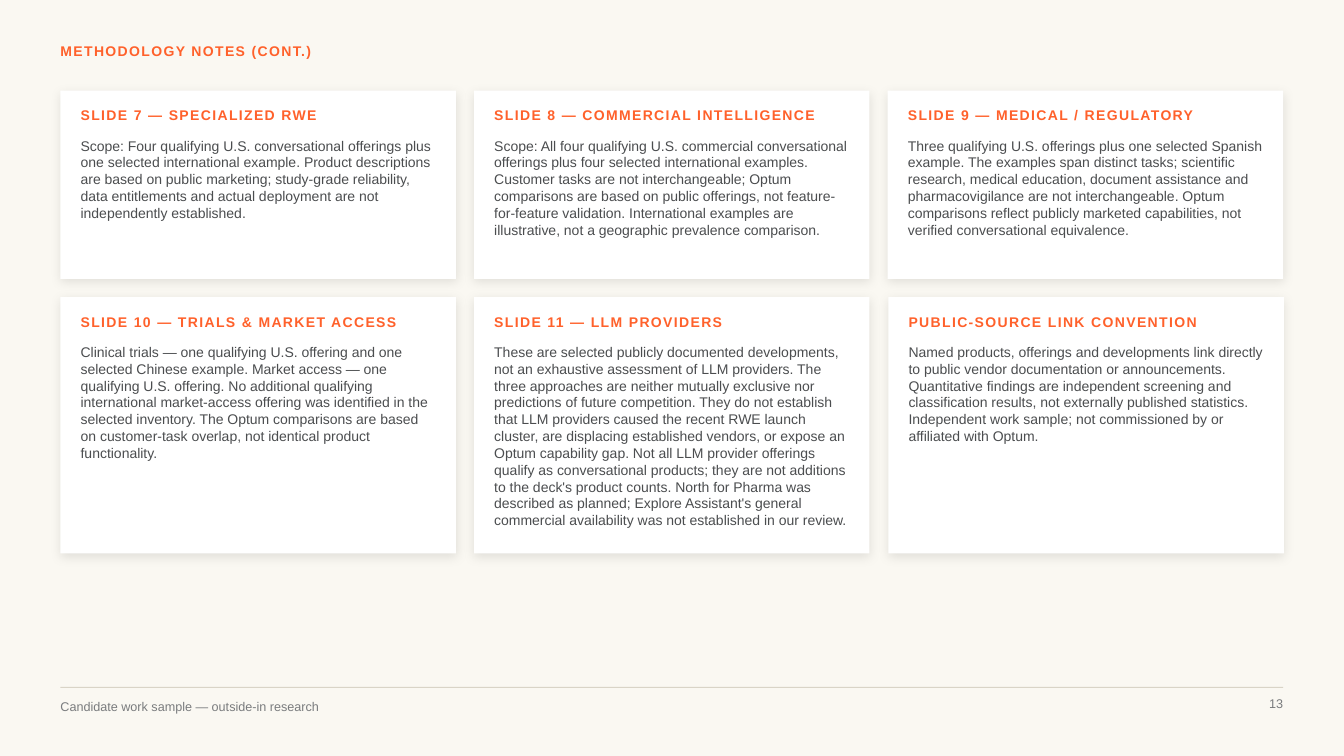
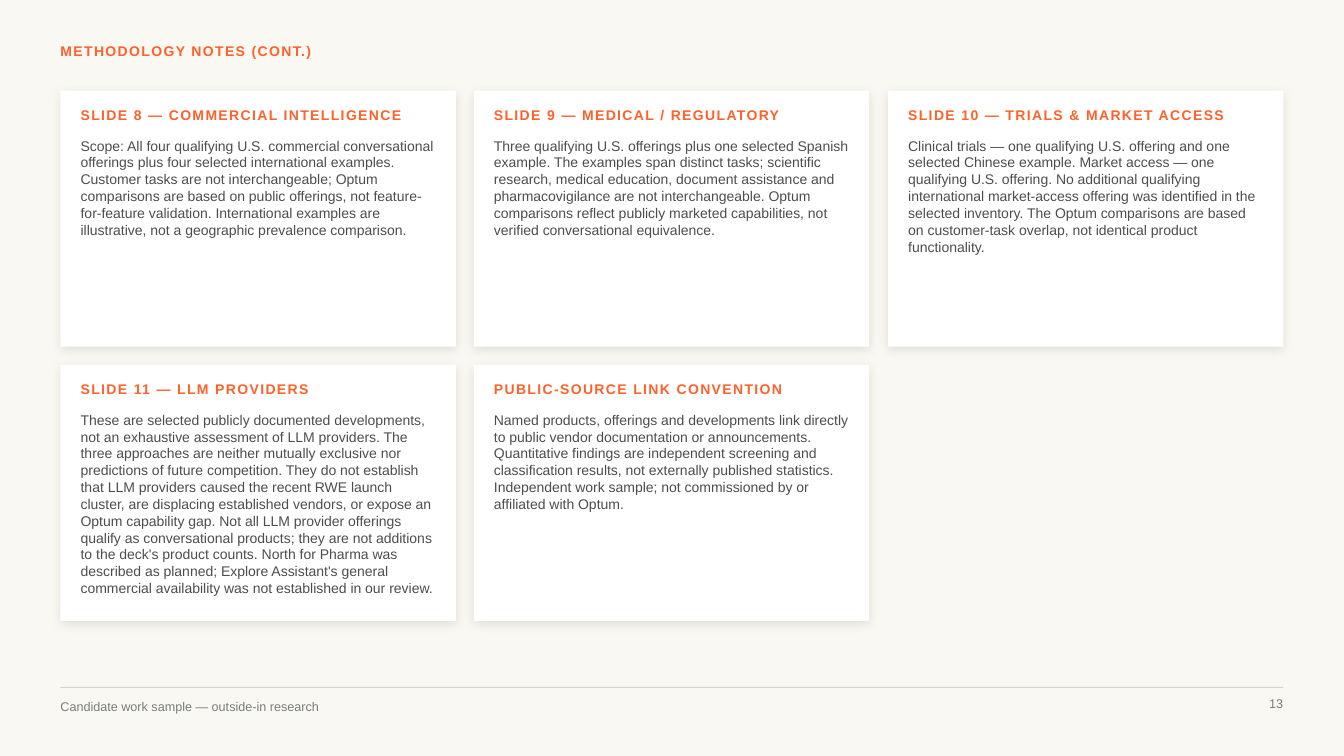
Before and after one commit to marinojt/test, a slide deck: slide 13 of deck/Optum-LS-Conversational-AI-sourced.pptx. Drawn at 1344x756 pixels with LibreOffice and Linux fonts; fonts in the diff are those of the drawing. Boxes give left, top, right and bottom in pixels: in the first picture for what was removed or moved away, otherwise in the second. Text is boxed around its words. In the diff, an @@ line names an element or a change of style, - is before the commit and + after.

```diff
--- a/deck/Optum-LS-Conversational-AI-sourced.pptx
+++ b/deck/Optum-LS-Conversational-AI-sourced.pptx
@@ rectangle: place and size @@
-rectangle at box(474, 91, 869, 279)
+rectangle at box(60, 91, 456, 347)
@@ rectangle removed at box(60, 91, 456, 279) @@
@@ text "SLIDE 8 — COMMERCIAL INTELLIGENCE": place and size @@
-text "SLIDE 8 — COMMERCIAL INTELLIGENCE" at box(494, 110, 815, 120)
+text "SLIDE 8 — COMMERCIAL INTELLIGENCE" at box(81, 110, 402, 120)
@@ text removed at box(81, 110, 316, 120) @@
-SLIDE 7 — SPECIALIZED RWE
@@ rectangle: place and size @@
-rectangle at box(888, 91, 1284, 279)
+rectangle at box(474, 91, 869, 347)
@@ text "SLIDE 9 — MEDICAL / ...": place and size @@
-text "SLIDE 9 — MEDICAL / ..." at box(908, 110, 1193, 120)
+text "SLIDE 9 — MEDICAL / ..." at box(494, 110, 779, 120)
@@ rectangle: place and size @@
-rectangle at box(60, 297, 456, 554)
+rectangle at box(888, 91, 1284, 347)
@@ text "SLIDE 10 — TRIALS & ...": place and size @@
-text "SLIDE 10 — TRIALS & ..." at box(81, 317, 396, 327)
+text "SLIDE 10 — TRIALS & ..." at box(908, 110, 1224, 120)
@@ text "Scope: All four qualifying U.S. ...": place and size @@
-text "Scope: All four qualifying U.S. ..." at box(494, 141, 847, 238)
+text "Scope: All four qualifying U.S. ..." at box(81, 141, 433, 238)
@@ text removed at box(81, 141, 431, 221) @@
-Scope: Four qualifying U.S. conversational offerings plus one selected international example. Product descriptions are based on public marketing; study-grade reliability, data entitlements and actual deployment are not independently established.
@@ text "Three qualifying U.S. offerings plus ...": place and size @@
-text "Three qualifying U.S. offerings plus ..." at box(908, 141, 1262, 238)
+text "Three qualifying U.S. offerings plus ..." at box(494, 141, 848, 238)
@@ text "Clinical trials — one qualifying ...": place and size @@
-text "Clinical trials — one qualifying ..." at box(81, 347, 427, 461)
+text "Clinical trials — one qualifying ..." at box(908, 141, 1255, 255)
@@ rectangle: place and size @@
-rectangle at box(474, 297, 869, 554)
+rectangle at box(60, 365, 456, 621)
@@ rectangle: place and size @@
-rectangle at box(888, 297, 1284, 554)
+rectangle at box(474, 365, 869, 621)
@@ 4 texts: place and size @@
-4 texts at box(494, 317, 1263, 528)
+4 texts at box(81, 384, 848, 596)
```
Also in this commit, not shown: 1 other slide changed, 3 other files.
